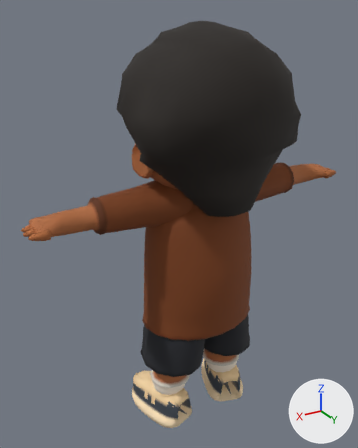
Two versions of the Blender file assets/v2/source/grizz-pilot.blend, one commit apart.
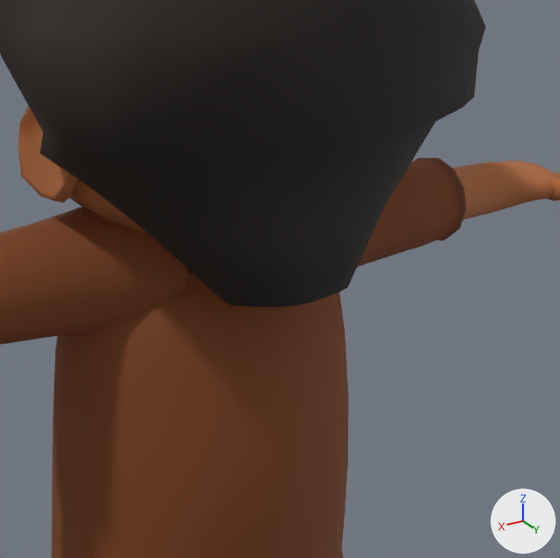
Old and new are each drawn whole from a 50 mm camera at (2.44, 3.69, 4.07) aimed at (0.17, -0.09, 2.18) and again close up on the part from 35% to 92% of the width and 23% to 69% of the height. Arrows for +X, +Y and +Z are at lower right; the lights stay in place. The last two pictures show the newer version.

The first close-up shows 'kid_grizz_LOD0'.
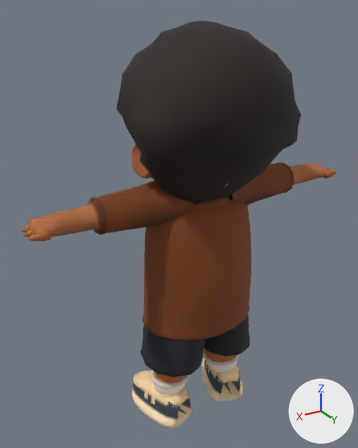
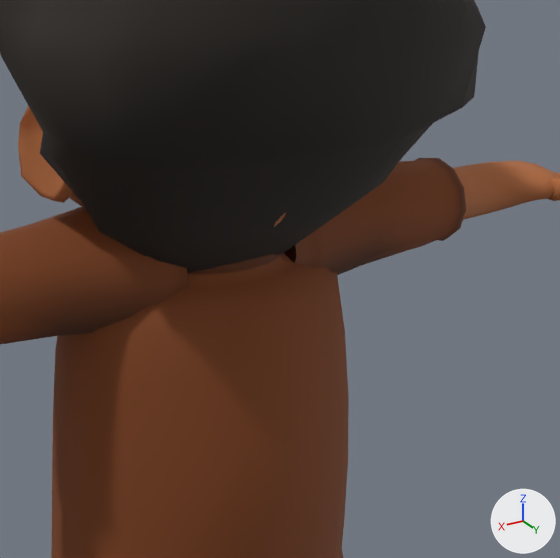
What changed in the scene script:
```text
Change me_kid_grizz_lod0_mesh_001:
    where me_kid_grizz_lod0_mesh_001.from_pydata(...)  # 3489 vertices, 3555 faces; spans x -1.67..1.67, y -0.57..0.78, z 0.01..3.99
    used by ob_kid_grizz_lod0; location = (0.0, 0.0, 0.0)
    me_kid_grizz_lod0_mesh_001 part 1: 49 of 3489 vertices moved; they spanned x -0.46..0.46, y 0.14..0.62, z 2.46..2.72 and now span x -0.55..0.55, y 0.08..0.43, z 2.46..2.7; mean shift (0.0, -0.21, -0.01); largest move (0.0, 0.61, 2.48) -> (0.0, 0.24, 2.48)
```

Changed parts and their boxes [x1, y1, x2, y2] in the close-ups (560 x 558 px; the box of a moved part takes in the faces that stretch with it):
part 1 of me_kid_grizz_lod0_mesh_001, moved or reshaped
    before: [42, 122, 435, 307]
    after: [41, 123, 433, 273]
